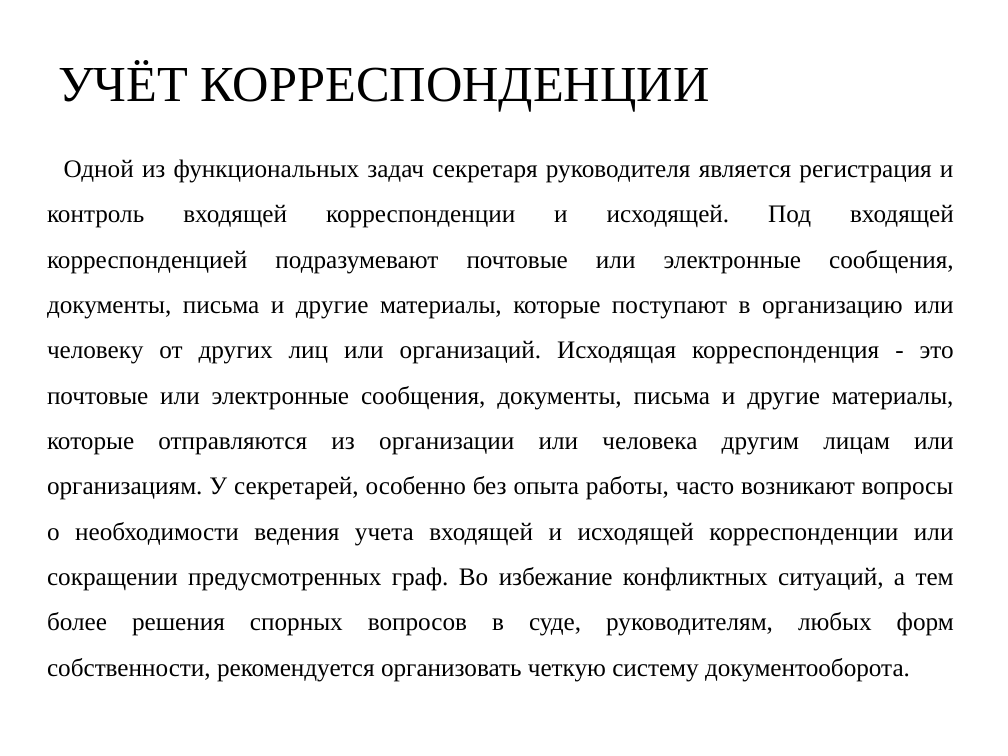
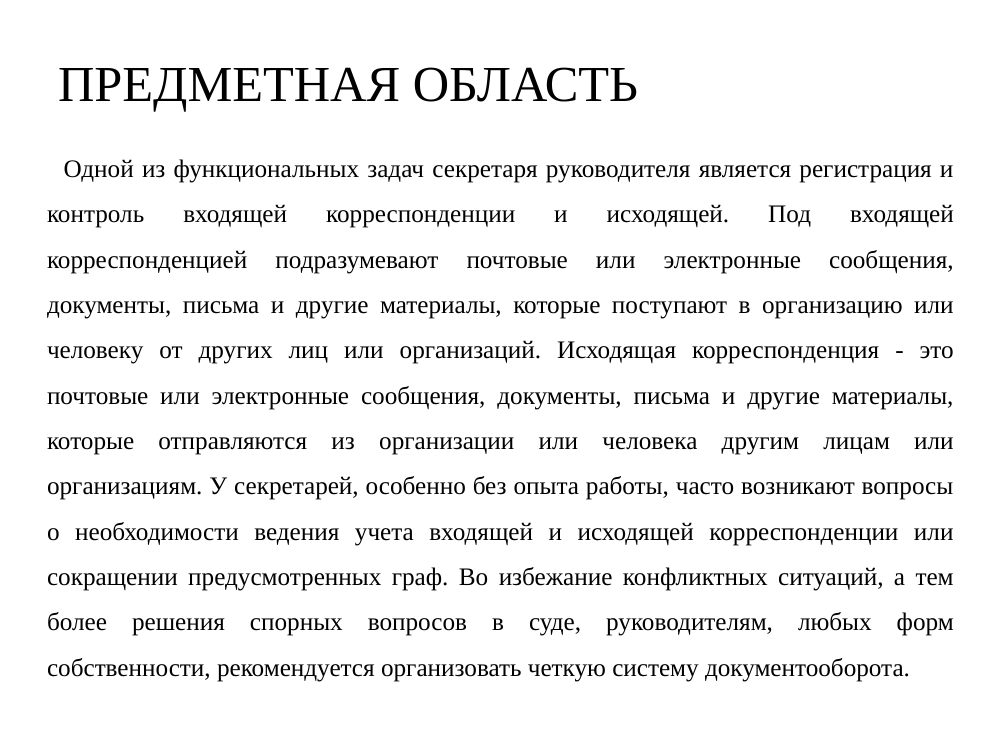
Before and after one commit to RAdKuzur/ASTU, a slide deck: slide 3 of Курсовые/Курсовая презентация Мамлеева.odp (slide 4 before the commit). Drawn at 1008x756 pixels with LibreOffice and Linux fonts; fonts in the diff are those of the drawing; background and template pictures are left out. Boxes give left, top, right and bottom in pixels: in the first picture for what was removed or moved away, otherwise in the second. Text is boxed around its words. In the diff, an @@ line names an element or a change of style, - is before the commit and + after.

```diff
--- a/Курсовые/Курсовая презентация Мамлеева.odp
+++ b/Курсовые/Курсовая презентация Мамлеева.odp
@@ text at box(58, 67, 638, 111): text changed @@
-УЧЁТ КОРРЕСПОНДЕНЦИИ
+ПРЕДМЕТНАЯ ОБЛАСТЬ
```
Also in this commit, not shown: 1 other slide changed, 1 other file.
